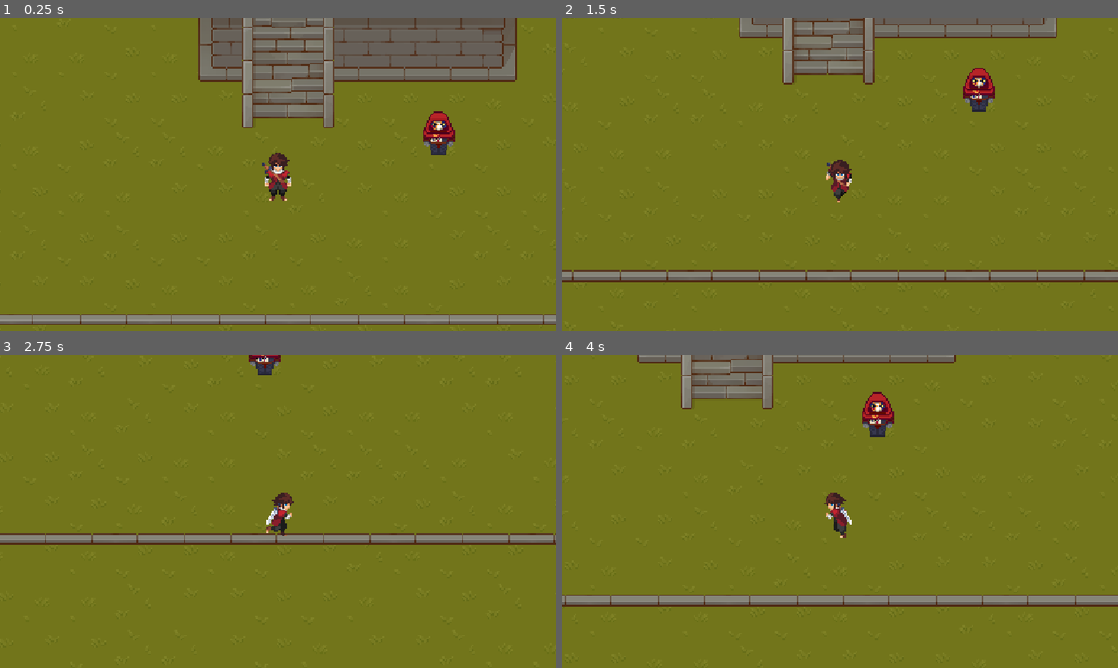
Above: before the commit, frames 1-4 (two rows, left to right).
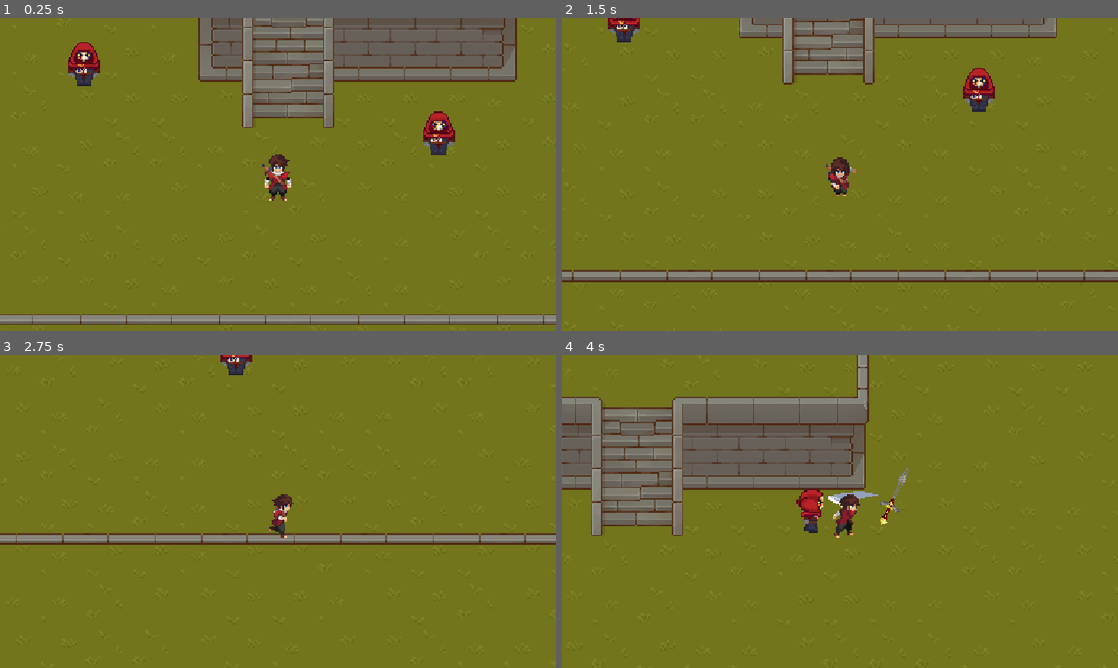
Above: after the commit, the same moments.

Repository: LowwFidelity/PersonSwingSword-Godot-
Game: Godot game, scene res://scene/game.tscn
Same seed, same stepped clock (60 frames per second), same inputs: the game is played once before the commit and once after it.
Inputs (mouse positions are in pixels of both pictures, inside the frame that each line leads up to):
- Up to frame 1 (0.25 s): no input
- Up to frame 2 (1.5 s): move the mouse to (962, 158) at 0.52 s; hold D (right) 0.53-1.28 s; tap E (attack) at 0.6 s; tap J (heal) at 0.8, 1.35 s; move the mouse to (728, 190) at 1.27 s; hold S (down) from 1.28 s (still down)
- Up to frame 3 (2.75 s): tap H (hurt) at 1.55, 2.1 s; move the mouse to (333, 442) at 2.02 s; release S (down) at 2.03 s; hold D (right) from 2.03 s (still down); tap Space (dash, bound only after the commit) at 2.3 s
- Up to frame 4 (4 s): move the mouse to (812, 574) at 2.77 s; release D (right) at 2.78 s; hold W (up) 2.78-3.53 s; tap Space (dash, bound only after the commit) at 2.85 s; tap E (attack) at 3.05, 3.6 s; move the mouse to (1006, 558) at 3.52 s; hold A (left) from 3.53 s (still down); tap J (heal) at 3.8 s

The runs differ from the first frame. In frame 1, 0.8% of the frame differs, in the area x 12-53%, y 7-58%; in frame 2, 0.7%; in frame 3, 1.2%; in frame 4, 27%, in the area x 0-100%, y 0-97%.

Commit message:
Dash
I implemented the dash

Diff:
--- a/player-swing-sword/project.godot
+++ b/player-swing-sword/project.godot
@@ -69,6 +69,11 @@
 "events": [Object(InputEventKey,"resource_local_to_scene":false,"resource_name":"","device":-1,"window_id":0,"alt_press …(195 unchanged characters)…
 ]
 }
+dash={
+"deadzone": 0.2,
+"events": [Object(InputEventKey,"resource_local_to_scene":false,"resource_name":"","device":-1,"window_id":0,"alt_pressed":false,"shift_pressed":false,"ctrl_pressed":false,"meta_pressed":false,"pressed":false,"keycode":0,"physical_keycode":32,"key_label":0,"unicode":32,"location":0,"echo":false,"script":null)
+]
+}
 
 [physics]
 
--- /dev/null
+++ b/player-swing-sword/resources/protag_stats.tres
@@ -0,0 +1,7 @@
+[gd_resource type="Resource" script_class="PlayerStats" format=3 uid="uid://q5fj5jbsibno"]
+
+[ext_resource type="Script" uid="uid://drv3421lcsonr" path="res://script/resources/player_stats.gd" id="1_361hq"]
+
+[resource]
+script = ExtResource("1_361hq")
+metadata/_custom_type_script = "uid://drv3421lcsonr"
--- a/player-swing-sword/scene/enemy.tscn
+++ b/player-swing-sword/scene/enemy.tscn
@@ -384,7 +384,6 @@
 
 [node name="HitboxComponent" type="Area2D" parent="." unique_id=734517509]
 script = ExtResource("7_pw261")
-damage = 25
 metadata/_custom_type_script = "uid://bps3n63e6i0ag"
 
 [node name="CollisionShape2D" type="CollisionShape2D" parent="HitboxComponent" unique_id=911179884]
@@ -424,4 +423,5 @@
 [connection signal="body_entered" from="DetectionComponent" to="DetectionComponent" method="_on_body_entered"]
 [connection signal="body_exited" from="DetectionComponent" to="DetectionComponent" method="_on_body_exited"]
 [connection signal="body_lost" from="DetectionComponent" to="StateMachine/Chase" method="_on_body_lost"]
+[connection signal="died" from="HealthComponent" to="." method="_on_enemy_died"]
 [connection signal="area_entered" from="HurtboxComponent" to="HurtboxComponent" method="_on_area_entered"]
--- a/player-swing-sword/scene/game.tscn
+++ b/player-swing-sword/scene/game.tscn
@@ -30,3 +30,6 @@
 
 [node name="Enemy" parent="." unique_id=966632182 instance=ExtResource("5_p1ry8")]
 position = Vector2(111, -14)
+
+[node name="Enemy2" parent="." unique_id=2038068242 instance=ExtResource("5_p1ry8")]
+position = Vector2(-134, -62)
--- a/player-swing-sword/scene/protag.tscn
+++ b/player-swing-sword/scene/protag.tscn
@@ -2,6 +2,7 @@
 
 [ext_resource type="Script" uid="uid://t56k6ivgbhbv" path="res://script/root/protag.gd" id="1_86f4c"]
 [ext_resource type="Texture2D" uid="uid://buaxet2202467" path="res://assets/Protag/Sprites/IDLE/idle_down.png" id="1_myuhd"]
+[ext_resource type="Resource" uid="uid://q5fj5jbsibno" path="res://resources/protag_stats.tres" id="2_3t52q"]
 [ext_resource type="Texture2D" uid="uid://bcyjl3ghrf80q" path="res://assets/Protag/Sprites/ATTACK 1/attack1_down.png" id="2_6ebtw"]
 [ext_resource type="Texture2D" uid="uid://dyetdw5c03etb" path="res://assets/Protag/Sprites/IDLE/idle_left.png" id="2_n7j15"]
 [ext_resource type="Texture2D" uid="uid://cpdrudvg06ygb" path="res://assets/Protag/Sprites/IDLE/idle_right.png" id="3_fydk7"]
@@ -10,9 +11,13 @@
 [ext_resource type="Texture2D" uid="uid://sa7koeqs3wo1" path="res://assets/Protag/Sprites/ATTACK 1/attack1_right.png" id="4_ypcby"]
 [ext_resource type="Texture2D" uid="uid://cdrvdd3jq1nld" path="res://assets/Protag/Sprites/ATTACK 1/attack1_up.png" id="5_fa54n"]
 [ext_resource type="Texture2D" uid="uid://cr8u1tdo5lixf" path="res://assets/Protag/Sprites/RUN/run_down.png" id="6_86f4c"]
+[ext_resource type="Texture2D" uid="uid://b1rfpdsxswdfo" path="res://assets/Protag/FULL_Adventurer 2D Pixel Art/Sprites/DASH/dash_down.png" id="6_d26lt"]
+[ext_resource type="Texture2D" uid="uid://d73w0rgvmxfs" path="res://assets/Protag/FULL_Adventurer 2D Pixel Art/Sprites/DASH/dash_left.png" id="7_3t52q"]
 [ext_resource type="Script" uid="uid://bf7rtc8liqpu6" path="res://script/components/animation_component.gd" id="7_fydk7"]
 [ext_resource type="Texture2D" uid="uid://gyug8dub3i03" path="res://assets/Protag/Sprites/RUN/run_left.png" id="7_mjrmn"]
+[ext_resource type="Texture2D" uid="uid://b1y0k3tt4nsgu" path="res://assets/Protag/FULL_Adventurer 2D Pixel Art/Sprites/DASH/dash_right.png" id="8_cts5c"]
 [ext_resource type="Texture2D" uid="uid://bj5royiunfd1q" path="res://assets/Protag/Sprites/RUN/run_right.png" id="8_u1bfh"]
+[ext_resource type="Texture2D" uid="uid://c1t36ella77x2" path="res://assets/Protag/FULL_Adventurer 2D Pixel Art/Sprites/DASH/dash_up.png" id="9_2cg7v"]
 [ext_resource type="Texture2D" uid="uid://c0q5lypg3eqi7" path="res://assets/Protag/Sprites/RUN/run_up.png" id="9_bqcj4"]
 [ext_resource type="Script" uid="uid://g6hiqpaao78n" path="res://script/components/input_component.gd" id="9_qehno"]
 [ext_resource type="Script" uid="uid://bddu7irjkiput" path="res://script/components/movement_component.gd" id="10_86f4c"]
@@ -24,6 +29,7 @@
 [ext_resource type="Script" uid="uid://dk6abmnf2wwm" path="res://script/components/hurtbox_component.gd" id="16_bqcj4"]
 [ext_resource type="Script" uid="uid://du0bb057ov7ih" path="res://script/components/health_component.gd" id="16_mjrmn"]
 [ext_resource type="PackedScene" uid="uid://cjvtlhmqkjasr" path="res://scene/weapon.tscn" id="20_liup5"]
+[ext_resource type="Script" uid="uid://cvcextccf4oir" path="res://script/state_machine/player_states/dash_state.gd" id="28_i7jer"]
 
 [sub_resource type="AtlasTexture" id="AtlasTexture_lao35"]
 atlas = ExtResource("2_6ebtw")
@@ -153,6 +159,118 @@
 atlas = ExtResource("5_fa54n")
 region = Rect2(672, 0, 96, 80)
 
+[sub_resource type="AtlasTexture" id="AtlasTexture_j2kot"]
+atlas = ExtResource("6_d26lt")
+region = Rect2(0, 0, 96, 80)
+
+[sub_resource type="AtlasTexture" id="AtlasTexture_ntkhl"]
+atlas = ExtResource("6_d26lt")
+region = Rect2(96, 0, 96, 80)
+
+[sub_resource type="AtlasTexture" id="AtlasTexture_mubsl"]
+atlas = ExtResource("6_d26lt")
+region = Rect2(192, 0, 96, 80)
+
+[sub_resource type="AtlasTexture" id="AtlasTexture_jsu7n"]
+atlas = ExtResource("6_d26lt")
+region = Rect2(288, 0, 96, 80)
+
+[sub_resource type="AtlasTexture" id="AtlasTexture_v6qv2"]
+atlas = ExtResource("6_d26lt")
+region = Rect2(384, 0, 96, 80)
+
+[sub_resource type="AtlasTexture" id="AtlasTexture_s7yvo"]
+atlas = ExtResource("6_d26lt")
+region = Rect2(480, 0, 96, 80)
+
+[sub_resource type="AtlasTexture" id="AtlasTexture_daihd"]
+atlas = ExtResource("6_d26lt")
+region = Rect2(576, 0, 96, 80)
+
+[sub_resource type="AtlasTexture" id="AtlasTexture_gjfu3"]
+atlas = ExtResource("7_3t52q")
+region = Rect2(0, 0, 96, 80)
+
+[sub_resource type="AtlasTexture" id="AtlasTexture_a73ci"]
+atlas = ExtResource("7_3t52q")
+region = Rect2(96, 0, 96, 80)
+
+[sub_resource type="AtlasTexture" id="AtlasTexture_6rm1a"]
+atlas = ExtResource("7_3t52q")
+region = Rect2(192, 0, 96, 80)
+
+[sub_resource type="AtlasTexture" id="AtlasTexture_tprx1"]
+atlas = ExtResource("7_3t52q")
+region = Rect2(288, 0, 96, 80)
+
+[sub_resource type="AtlasTexture" id="AtlasTexture_vbh83"]
+atlas = ExtResource("7_3t52q")
+region = Rect2(384, 0, 96, 80)
+
+[sub_resource type="AtlasTexture" id="AtlasTexture_16jxr"]
+atlas = ExtResource("7_3t52q")
+region = Rect2(480, 0, 96, 80)
+
+[sub_resource type="AtlasTexture" id="AtlasTexture_5b7ft"]
+atlas = ExtResource("7_3t52q")
+region = Rect2(576, 0, 96, 80)
+
+[sub_resource type="AtlasTexture" id="AtlasTexture_pgdut"]
+atlas = ExtResource("8_cts5c")
+region = Rect2(0, 0, 96, 80)
+
+[sub_resource type="AtlasTexture" id="AtlasTexture_b72ax"]
+atlas = ExtResource("8_cts5c")
+region = Rect2(96, 0, 96, 80)
+
+[sub_resource type="AtlasTexture" id="AtlasTexture_ebta3"]
+atlas = ExtResource("8_cts5c")
+region = Rect2(192, 0, 96, 80)
+
+[sub_resource type="AtlasTexture" id="AtlasTexture_i6sio"]
+atlas = ExtResource("8_cts5c")
+region = Rect2(288, 0, 96, 80)
+
+[sub_resource type="AtlasTexture" id="AtlasTexture_ebuu0"]
+atlas = ExtResource("8_cts5c")
+region = Rect2(384, 0, 96, 80)
+
+[sub_resource type="AtlasTexture" id="AtlasTexture_i3nou"]
+atlas = ExtResource("8_cts5c")
+region = Rect2(480, 0, 96, 80)
+
+[sub_resource type="AtlasTexture" id="AtlasTexture_yfkd7"]
+atlas = ExtResource("8_cts5c")
+region = Rect2(576, 0, 96, 80)
+
+[sub_resource type="AtlasTexture" id="AtlasTexture_pvayt"]
+atlas = ExtResource("9_2cg7v")
+region = Rect2(0, 0, 96, 80)
+
+[sub_resource type="AtlasTexture" id="AtlasTexture_jwmlw"]
+atlas = ExtResource("9_2cg7v")
+region = Rect2(96, 0, 96, 80)
+
+[sub_resource type="AtlasTexture" id="AtlasTexture_p7nxn"]
+atlas = ExtResource("9_2cg7v")
+region = Rect2(192, 0, 96, 80)
+
+[sub_resource type="AtlasTexture" id="AtlasTexture_e8ya5"]
+atlas = ExtResource("9_2cg7v")
+region = Rect2(288, 0, 96, 80)
+
+[sub_resource type="AtlasTexture" id="AtlasTexture_oq3pw"]
+atlas = ExtResource("9_2cg7v")
+region = Rect2(384, 0, 96, 80)
+
+[sub_resource type="AtlasTexture" id="AtlasTexture_gy68e"]
+atlas = ExtResource("9_2cg7v")
+region = Rect2(480, 0, 96, 80)
+
+[sub_resource type="AtlasTexture" id="AtlasTexture_wnku4"]
+atlas = ExtResource("9_2cg7v")
+region = Rect2(576, 0, 96, 80)
+
 [sub_resource type="AtlasTexture" id="AtlasTexture_n7j15"]
 atlas = ExtResource("1_myuhd")
 region = Rect2(0, 0, 96, 80)
@@ -438,7 +556,7 @@
 }],
 "loop": 1,
 "name": &"attack_down",
-"speed": 5.0
+"speed": 10.0
 }, {
 "frames": [{
 "duration": 1.0,
@@ -467,7 +585,7 @@
 }],
 "loop": 1,
 "name": &"attack_left",
-"speed": 5.0
+"speed": 10.0
 }, {
 "frames": [{
 "duration": 1.0,
@@ -496,7 +614,7 @@
 }],
 "loop": 1,
 "name": &"attack_right",
-"speed": 5.0
+"speed": 10.0
 }, {
 "frames": [{
 "duration": 1.0,
@@ -525,7 +643,111 @@
 }],
 "loop": 1,
 "name": &"attack_up",
-"speed": 5.0
+"speed": 10.0
+}, {
+"frames": [{
+"duration": 1.0,
+"texture": SubResource("AtlasTexture_j2kot")
+}, {
+"duration": 1.0,
+"texture": SubResource("AtlasTexture_ntkhl")
+}, {
+"duration": 1.0,
+"texture": SubResource("AtlasTexture_mubsl")
+}, {
+"duration": 1.0,
+"texture": SubResource("AtlasTexture_jsu7n")
+}, {
+"duration": 1.0,
+"texture": SubResource("AtlasTexture_v6qv2")
+}, {
+"duration": 1.0,
+"texture": SubResource("AtlasTexture_s7yvo")
+}, {
+"duration": 1.0,
+"texture": SubResource("AtlasTexture_daihd")
+}],
+"loop": 0,
+"name": &"dash_down",
+"speed": 18.0
+}, {
+"frames": [{
+"duration": 1.0,
+"texture": SubResource("AtlasTexture_gjfu3")
+}, {
+"duration": 1.0,
+"texture": SubResource("AtlasTexture_a73ci")
+}, {
+"duration": 1.0,
+"texture": SubResource("AtlasTexture_6rm1a")
+}, {
+"duration": 1.0,
+"texture": SubResource("AtlasTexture_tprx1")
+}, {
+"duration": 1.0,
+"texture": SubResource("AtlasTexture_vbh83")
+}, {
+"duration": 1.0,
+"texture": SubResource("AtlasTexture_16jxr")
+}, {
+"duration": 1.0,
+"texture": SubResource("AtlasTexture_5b7ft")
+}],
+"loop": 0,
+"name": &"dash_left",
+"speed": 18.0
+}, {
+"frames": [{
+"duration": 1.0,
+"texture": SubResource("AtlasTexture_pgdut")
+}, {
+"duration": 1.0,
+"texture": SubResource("AtlasTexture_b72ax")
+}, {
+"duration": 1.0,
+"texture": SubResource("AtlasTexture_ebta3")
+}, {
+"duration": 1.0,
+"texture": SubResource("AtlasTexture_i6sio")
+}, {
+"duration": 1.0,
+"texture": SubResource("AtlasTexture_ebuu0")
+}, {
+"duration": 1.0,
+"texture": SubResource("AtlasTexture_i3nou")
+}, {
+"duration": 1.0,
+"texture": SubResource("AtlasTexture_yfkd7")
+}],
+"loop": 0,
+"name": &"dash_right",
+"speed": 18.0
+}, {
+"frames": [{
+"duration": 1.0,
+"texture": SubResource("AtlasTexture_pvayt")
+}, {
+"duration": 1.0,
+"texture": SubResource("AtlasTexture_jwmlw")
+}, {
+"duration": 1.0,
+"texture": SubResource("AtlasTexture_p7nxn")
+}, {
+"duration": 1.0,
+"texture": SubResource("AtlasTexture_e8ya5")
+}, {
+"duration": 1.0,
+"texture": SubResource("AtlasTexture_oq3pw")
+}, {
+"duration": 1.0,
+"texture": SubResource("AtlasTexture_gy68e")
+}, {
+"duration": 1.0,
+"texture": SubResource("AtlasTexture_wnku4")
+}],
+"loop": 0,
+"name": &"dash_up",
+"speed": 18.0
 }, {
 "frames": [{
 "duration": 1.0,
@@ -554,7 +776,7 @@
 }],
 "loop": 1,
 "name": &"idle_down",
-"speed": 5.0
+"speed": 10.0
 }, {
 "frames": [{
 "duration": 1.0,
@@ -583,7 +805,7 @@
 }],
 "loop": 1,
 "name": &"idle_left",
-"speed": 5.0
+"speed": 10.0
 }, {
 "frames": [{
 "duration": 1.0,
@@ -612,7 +834,7 @@
 }],
 "loop": 1,
 "name": &"idle_right",
-"speed": 5.0
+"speed": 10.0
 }, {
 "frames": [{
 "duration": 1.0,
@@ -641,7 +863,7 @@
 }],
 "loop": 1,
 "name": &"idle_up",
-"speed": 5.0
+"speed": 10.0
 }, {
 "frames": [{
 "duration": 1.0,
@@ -670,7 +892,7 @@
 }],
 "loop": 0,
 "name": &"walk_down",
-"speed": 5.0
+"speed": 10.0
 }, {
 "frames": [{
 "duration": 1.0,
@@ -699,7 +921,7 @@
 }],
 "loop": 0,
 "name": &"walk_left",
-"speed": 5.0
+"speed": 10.0
 }, {
 "frames": [{
 "duration": 1.0,
@@ -728,7 +950,7 @@
 }],
 "loop": 0,
 "name": &"walk_right",
-"speed": 5.0
+"speed": 10.0
 }, {
 "frames": [{
 "duration": 1.0,
@@ -757,7 +979,7 @@
 }],
 "loop": 0,
 "name": &"walk_up",
-"speed": 5.0
+"speed": 10.0
 }]
 
 [sub_resource type="CapsuleShape2D" id="CapsuleShape2D_b2irg"]
@@ -765,10 +987,11 @@
 [node name="Protag" type="CharacterBody2D" unique_id=862014705]
 collision_mask = 3
 script = ExtResource("1_86f4c")
+stats = ExtResource("2_3t52q")
 
 [node name="AnimatedSprite2D" type="AnimatedSprite2D" parent="." unique_id=983576739]
 sprite_frames = SubResource("SpriteFrames_agyp5")
-animation = &"attack_up"
+animation = &"dash_up"
 autoplay = "idle_down"
 
 [node name="AnimationComponent" type="Node" parent="." unique_id=1541640786 node_paths=PackedStringArray("sprite")]
@@ -825,7 +1048,10 @@
 script = ExtResource("14_l3wkj")
 metadata/_custom_type_script = "uid://b1liu1eo8kciq"
 
+[node name="Dash" type="Node" parent="StateMachine" unique_id=67063062]
+script = ExtResource("28_i7jer")
+metadata/_custom_type_script = "uid://b1liu1eo8kciq"
+
 [node name="Weapon" parent="." unique_id=376915144 instance=ExtResource("20_liup5")]
 
 [connection signal="area_entered" from="HurtboxComponent" to="HurtboxComponent" method="_on_area_entered"]
-[connection signal="took_damage" from="HurtboxComponent" to="HealthComponent" method="_on_hurtbox_component_took_damage"]
--- a/player-swing-sword/script/components/hurtbox_component.gd
+++ b/player-swing-sword/script/components/hurtbox_component.gd
@@ -1,6 +1,5 @@
 class_name HurtboxComponent extends Area2D
 
-signal took_damage(dmg: int)
 
 func _on_area_entered(area: Area2D) -> void:
 	if area is not HitboxComponent:
--- a/player-swing-sword/script/components/input_component.gd
+++ b/player-swing-sword/script/components/input_component.gd
@@ -2,6 +2,7 @@
 
 var move_dir: Vector2 = Vector2.ZERO
 var attack_input: bool = false
+var dash
 var hurt_pressed
 var heal_pressed
 var sprint
@@ -9,6 +10,7 @@
 func update() -> void:
 	move_dir = Input.get_vector("left","right","up","down")
 	sprint = Input.is_action_pressed("sprint")
+	dash = Input.is_action_just_pressed("dash")
 	attack_input = Input.is_action_just_pressed("attack")
 	hurt_pressed = Input.is_action_just_pressed("hurt")
 	heal_pressed = Input.is_action_just_pressed("heal")
--- a/player-swing-sword/script/components/movement_component.gd
+++ b/player-swing-sword/script/components/movement_component.gd
@@ -2,8 +2,8 @@
 
 @export var body : CharacterBody2D
 @export var speed : float = 100.0
+var current_speed: float
 
-#var direction : Vector2 = Vector2.ZERO
 
 func move(dir: Vector2) -> void:
 	if body == null:
@@ -14,3 +14,8 @@
 	body.velocity.y = dir.y * speed
 
 	body.move_and_slide()
+
+func dash(dir: Vector2) -> void:
+	body.velocity.x = dir.x * (speed + 50)
+	body.velocity.y = dir.y * (speed + 50)
+	body.move_and_slide()
--- a/player-swing-sword/script/pause_menu.gd
+++ b/player-swing-sword/script/pause_menu.gd
@@ -6,10 +6,6 @@
 	visible = false
 
 
-# Called every frame. 'delta' is the elapsed time since the previous frame.
-func _process(_delta: float) -> void:
-	pass
-
 func _on_resume_pressed() -> void:
 	get_tree().paused = false
 	visible = false
--- /dev/null
+++ b/player-swing-sword/script/resources/player_stats.gd
@@ -0,0 +1,6 @@
+extends Resource
+class_name PlayerStats
+
+@export var health:= 100
+@export var stamina:= 100
+@export var speed:= 100.0
--- a/player-swing-sword/script/root/enemy.gd
+++ b/player-swing-sword/script/root/enemy.gd
@@ -1,5 +1,4 @@
 class_name Enemy extends CharacterBody2D
-
 
 
 @onready var detection_component: DetectionComponent = $DetectionComponent
@@ -11,58 +10,6 @@
 @onready var hitbox_component: HitboxComponent = $HitboxComponent
 @onready var state_machine: StateMachine = $StateMachine
 
-#@export var enemy_speed: float = 70.0
-#var direction: Vector2
-#
-#func _ready() -> void:
-	#health_component.died.connect(_on_enemy_died)
-	#health_component.health_changed.connect(_on_health_changed)
-#
-#func _physics_process(_delta: float) -> void:
-	#if current_state != EnemyState.ATTACK:
-		#direction = chase_component.direction
-		#movement_component.move(direction)
-#
-		#if detection_component.detected:
-			#chase_component.chase()
-		#else:
-			#chase_component.idle()
-#
-	#direction = chase_component.direction
-	#animation_component.update_animation(get_state_name(), chase_component.direction)
-#
-#func _on_health_changed() -> void:
-		#health_change.update_animation(get_state_name(), chase_component.direction)
-
-#func _on_area_2d_body_entered(_body: protag) -> void:
-	#if protag == null:
-		#return
-	#else:
-		#detection_component.detected = true
-	##print(detection_component.detected)
-#
-#
-#func _on_area_2d_body_exited(_body: protag) -> void:
-		#if protag == null:
-			#return
-		#else:
-			#detection_component.detected = false
-	##print(detection_component.detected)
-	#
-#func get_state_name():
-	#match current_state:
-		#EnemyState.IDLE:
-			#return "idle"
-		#EnemyState.RUN:
-			#return "run"
-		#EnemyState.ATTACK:
-			#return "attack"
-		#EnemyState.HEAL:
-			#return "heal"
-		#EnemyState.HURT:
-			#return "hurt"
-		#_:
-			#return "idle"
 
 func _on_enemy_died() -> void:
 		queue_free()
--- a/player-swing-sword/script/root/protag.gd
+++ b/player-swing-sword/script/root/protag.gd
@@ -1,4 +1,6 @@
 class_name protag extends CharacterBody2D
+
+@export var stats: PlayerStats
 
 @onready var state_machine: StateMachine = $StateMachine
 @onready var input_component: InputComponent = $InputComponent
--- a/player-swing-sword/script/state_machine/player_states/attack_state.gd
+++ b/player-swing-sword/script/state_machine/player_states/attack_state.gd
@@ -8,6 +8,6 @@
 
 func on_physics_process(_delta: float) -> void:
 	parent.weapon.weapon_swing.update_animation()
-	parent.animation_component.update_animation(self.name.to_lower(),parent.weapon.mouse_pos)
+	parent.animation_component.update_animation(self.name.to_lower(),parent.weapon.mouse_pos - parent.global_position)
 	await parent.weapon.weapon_swing.animation_finished
 	get_parent().transition_to("idle")
--- /dev/null
+++ b/player-swing-sword/script/state_machine/player_states/dash_state.gd
@@ -0,0 +1,15 @@
+extends State
+
+var direction
+var cooldown: Timer
+
+func enter_state() -> void:
+	direction = parent.input_component.move_dir
+	parent.movement_component.current_speed = parent.movement_component.speed
+
+
+func on_physics_process(_delta: float) -> void:
+	parent.animation_component.update_animation(self.name.to_lower(),direction)
+	parent.movement_component.dash(direction)
+	await parent.animated_sprite_2d.animation_finished
+	get_parent().transition_to("walk")
--- a/player-swing-sword/script/state_machine/player_states/idle_state.gd
+++ b/player-swing-sword/script/state_machine/player_states/idle_state.gd
@@ -2,7 +2,7 @@
 
 var direction: Vector2
 
-func enter_state() -> void:
+func enter_state() -> void:\
 	parent.velocity = Vector2.ZERO
 
 func on_physics_process(_delta: float) -> void:
@@ -13,3 +13,5 @@
 		get_parent().transition_to("walk")
 	if Input.is_action_just_pressed("attack"):
 		get_parent().transition_to("attack")
+	if Input.is_action_just_pressed("dash"):
+		get_parent().transition_to("dash")
--- a/player-swing-sword/script/state_machine/player_states/walk_state.gd
+++ b/player-swing-sword/script/state_machine/player_states/walk_state.gd
@@ -15,3 +15,5 @@
 		get_parent().transition_to("idle")
 	if Input.is_action_just_pressed("attack"):
 		get_parent().transition_to("attack")
+	if Input.is_action_just_pressed("dash"):
+		get_parent().transition_to("dash")
--- a/player-swing-sword/script/state_machine/state_machine.gd
+++ b/player-swing-sword/script/state_machine/state_machine.gd
@@ -3,6 +3,7 @@
 @export var initial_state: State
 var active_state: State
 var active_state_name: String
+var previous_state: State
 var states: Dictionary = {}
 var parent: Node
 
@@ -32,6 +33,7 @@
 
 #all the if statements in this function are safe guards
 func transition_to(new_state_name: String) -> void:
+	previous_state = active_state
 	if new_state_name == active_state.name.to_lower():
 		return
 
Not shown, added: player-swing-sword/assets/Protag/FULL_Adventurer 2D Pixel Art/License.txt
Binary file added: player-swing-sword/assets/Protag/FULL_Adventurer 2D Pixel Art/Preview.gif
Binary file added: player-swing-sword/assets/Protag/FULL_Adventurer 2D Pixel Art/Sprites/ATTACK 1/attack1_down.png
Not shown, added: player-swing-sword/assets/Protag/FULL_Adventurer 2D Pixel Art/Sprites/ATTACK 1/attack1_down.png.import
Binary file added: player-swing-sword/assets/Protag/FULL_Adventurer 2D Pixel Art/Sprites/ATTACK 1/attack1_left.png
Not shown, added: player-swing-sword/assets/Protag/FULL_Adventurer 2D Pixel Art/Sprites/ATTACK 1/attack1_left.png.import
Binary file added: player-swing-sword/assets/Protag/FULL_Adventurer 2D Pixel Art/Sprites/ATTACK 1/attack1_right.png
Not shown, added: player-swing-sword/assets/Protag/FULL_Adventurer 2D Pixel Art/Sprites/ATTACK 1/attack1_right.png.import
Binary file added: player-swing-sword/assets/Protag/FULL_Adventurer 2D Pixel Art/Sprites/ATTACK 1/attack1_up.png
Not shown, added: player-swing-sword/assets/Protag/FULL_Adventurer 2D Pixel Art/Sprites/ATTACK 1/attack1_up.png.import
Binary file added: player-swing-sword/assets/Protag/FULL_Adventurer 2D Pixel Art/Sprites/ATTACK 2/attack2_down.png
Not shown, added: player-swing-sword/assets/Protag/FULL_Adventurer 2D Pixel Art/Sprites/ATTACK 2/attack2_down.png.import
(and 64 more such lines)
